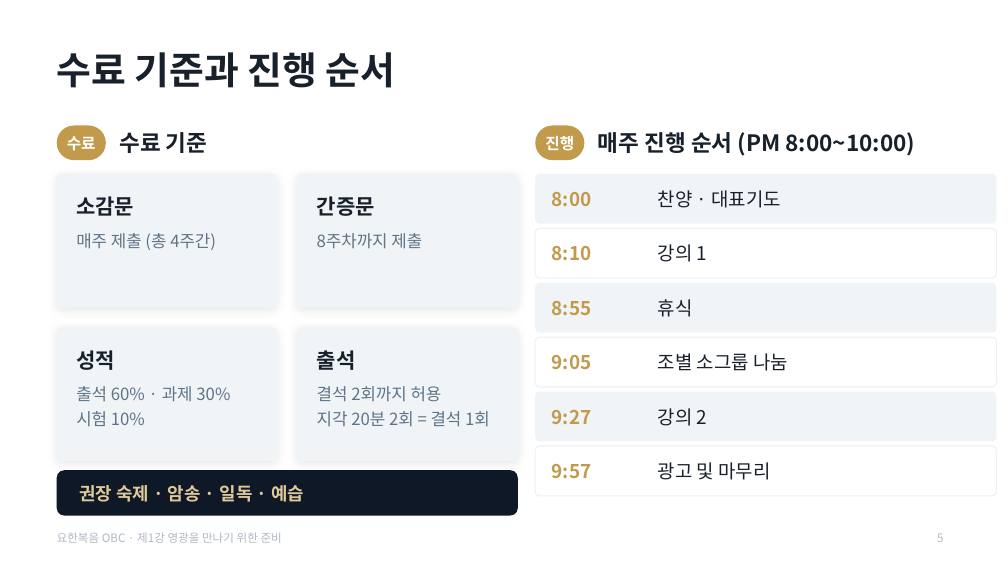
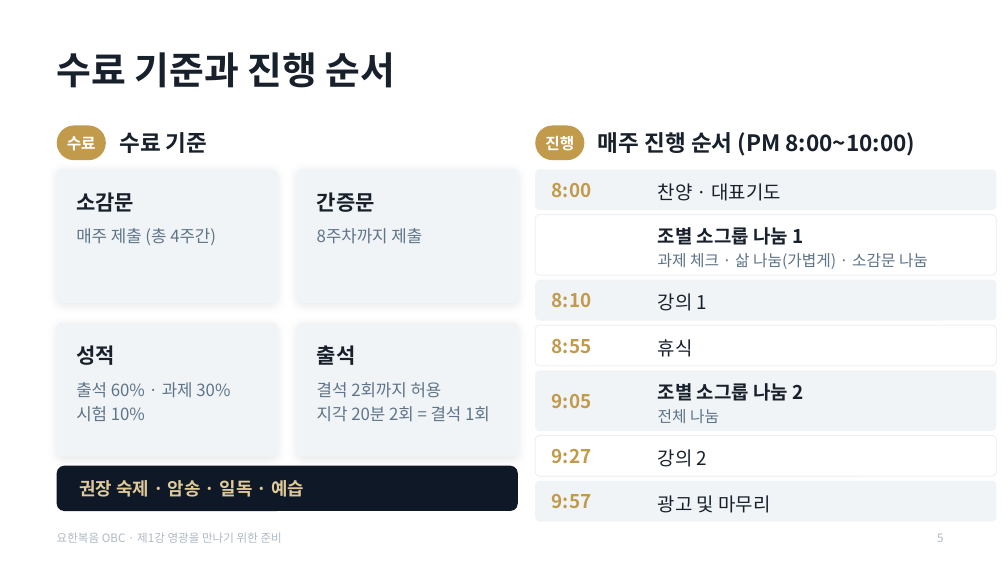
Before and after one commit to mio-modu/bible_GospelofJohn, a slide deck: slide 5 of dist/요한복음_1강_영광을_만나기_위한_준비.pptx. Drawn at 1008x567 pixels with LibreOffice and Linux fonts; fonts in the diff are those of the drawing. Boxes give left, top, right and bottom in pixels: in the first picture for what was removed or moved away, otherwise in the second. Text is boxed around its words. In the diff, an @@ line names an element or a change of style, - is before the commit and + after.

```diff
--- a/dist/요한복음_1강_영광을_만나기_위한_준비.pptx
+++ b/dist/요한복음_1강_영광을_만나기_위한_준비.pptx
@@ rounded rectangle: place and size @@
-rounded rectangle at bbox=[535, 174, 997, 224]
+rounded rectangle at bbox=[535, 169, 997, 210]
@@ text "8:00": place and size @@
-text "8:00" at bbox=[552, 192, 592, 206]
+text "8:00" at bbox=[552, 183, 592, 197]
@@ rounded rectangle: place and size @@
-rounded rectangle at bbox=[535, 228, 997, 278]
+rounded rectangle at bbox=[535, 215, 997, 275]
@@ text added at bbox=[658, 227, 928, 269], 15 pt, text #5E7488 @@
+조별 소그룹 나눔 1
+과제 체크 · 삶 나눔(가볍게) · 소감문 나눔
@@ text removed at bbox=[552, 246, 592, 261] @@
-8:10
@@ rounded rectangle: place and size @@
-rounded rectangle at bbox=[535, 283, 997, 333]
+rounded rectangle at bbox=[535, 280, 997, 321]
@@ text at bbox=[552, 293, 592, 307]: text changed @@
-8:55
+8:10
@@ line spacing 1 to 1.2 in 5 elements at bbox=[658, 183, 782, 201], bbox=[658, 495, 770, 513], bbox=[658, 339, 693, 357], bbox=[658, 449, 707, 467], bbox=[658, 293, 707, 311] @@
@@ text "강의 1": place and size @@
-text "강의 1" at bbox=[658, 244, 707, 262]
+text "강의 1" at bbox=[658, 293, 707, 311]
@@ proportions changed in 6 elements at bbox=[535, 280, 997, 321], bbox=[535, 215, 997, 275], bbox=[535, 169, 997, 210], bbox=[535, 436, 997, 476], bbox=[535, 371, 997, 431], bbox=[535, 325, 997, 366] @@
@@ rounded rectangle: place and size @@
-rounded rectangle at bbox=[535, 337, 997, 387]
+rounded rectangle at bbox=[535, 325, 997, 366]
@@ text "휴식": place and size @@
-text "휴식" at bbox=[658, 299, 693, 317]
+text "휴식" at bbox=[658, 339, 693, 357]
@@ text at bbox=[552, 339, 592, 354]: text changed @@
-9:05
+8:55
@@ rounded rectangle: place and size @@
-rounded rectangle at bbox=[535, 392, 997, 442]
+rounded rectangle at bbox=[535, 371, 997, 431]
@@ text at bbox=[658, 383, 803, 423]: text changed; bold on @@
-조별 소그룹 나눔
+조별 소그룹 나눔 2
+전체 나눔
@@ text at bbox=[552, 394, 592, 408]: text changed @@
-9:27
+9:05
@@ rounded rectangle: place and size @@
-rounded rectangle at bbox=[535, 446, 997, 496]
+rounded rectangle at bbox=[535, 436, 997, 476]
@@ text at bbox=[552, 449, 592, 463]: text changed @@
-9:57
+9:27
@@ text "강의 2": place and size @@
-text "강의 2" at bbox=[658, 408, 707, 426]
+text "강의 2" at bbox=[658, 449, 707, 467]
@@ 9 texts, 5 rounded rectangles: place and size @@
-9 texts, 5 rounded rectangles at bbox=[57, 174, 518, 516]
+9 texts, 5 rounded rectangles at bbox=[57, 169, 518, 511]
@@ rounded rectangle added at bbox=[535, 481, 997, 522], fill #F1F4F7 @@
@@ text added at bbox=[552, 494, 592, 508], 18 pt, text #C19A4B, bold @@
+9:57
@@ text "광고 및 마무리": place and size @@
-text "광고 및 마무리" at bbox=[658, 462, 770, 480]
+text "광고 및 마무리" at bbox=[658, 495, 770, 513]
```
Also in this commit, not shown: 1 other file.
